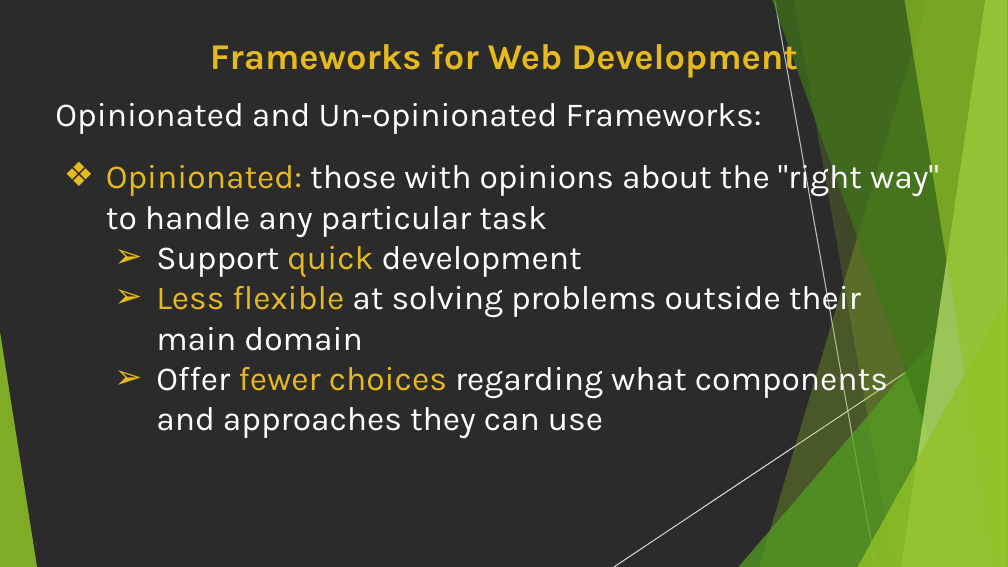
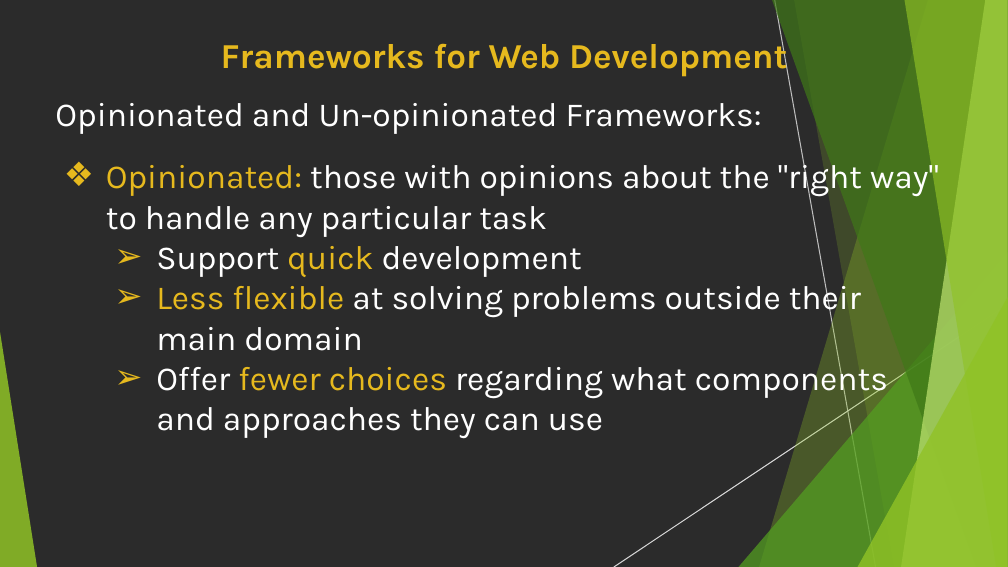
Before and after one commit to AssadMehmood/BackendNodeJS, a slide deck: slide 3 of Week2/Day1/ApproachestoWebDevelopment.pptx (slide 4 before the commit). Drawn at 1008x567 pixels with LibreOffice and Linux fonts; fonts in the diff are those of the drawing; background and template pictures are left out; a plain dark background stands for a picture behind light text. Boxes give left, top, right and bottom in pixels: in the first picture for what was removed or moved away, otherwise in the second. Text is boxed around its words. In the diff, an @@ line names an element or a change of style, - is before the commit and + after.

```diff
--- a/Week2/Day1/ApproachestoWebDevelopment.pptx
+++ b/Week2/Day1/ApproachestoWebDevelopment.pptx
@@ title "Frameworks for Web Development" at <box>221,37,787,77</box>: size 25.9 to 25 pt @@
@@ outline redrawn in 3 elements at <box>759,0,1008,566</box>, <box>794,0,1008,566</box>, <box>772,0,1008,566</box> @@
```
Also in this commit, not shown: 11 other slides changed, 1 slide removed, 4 other files.
